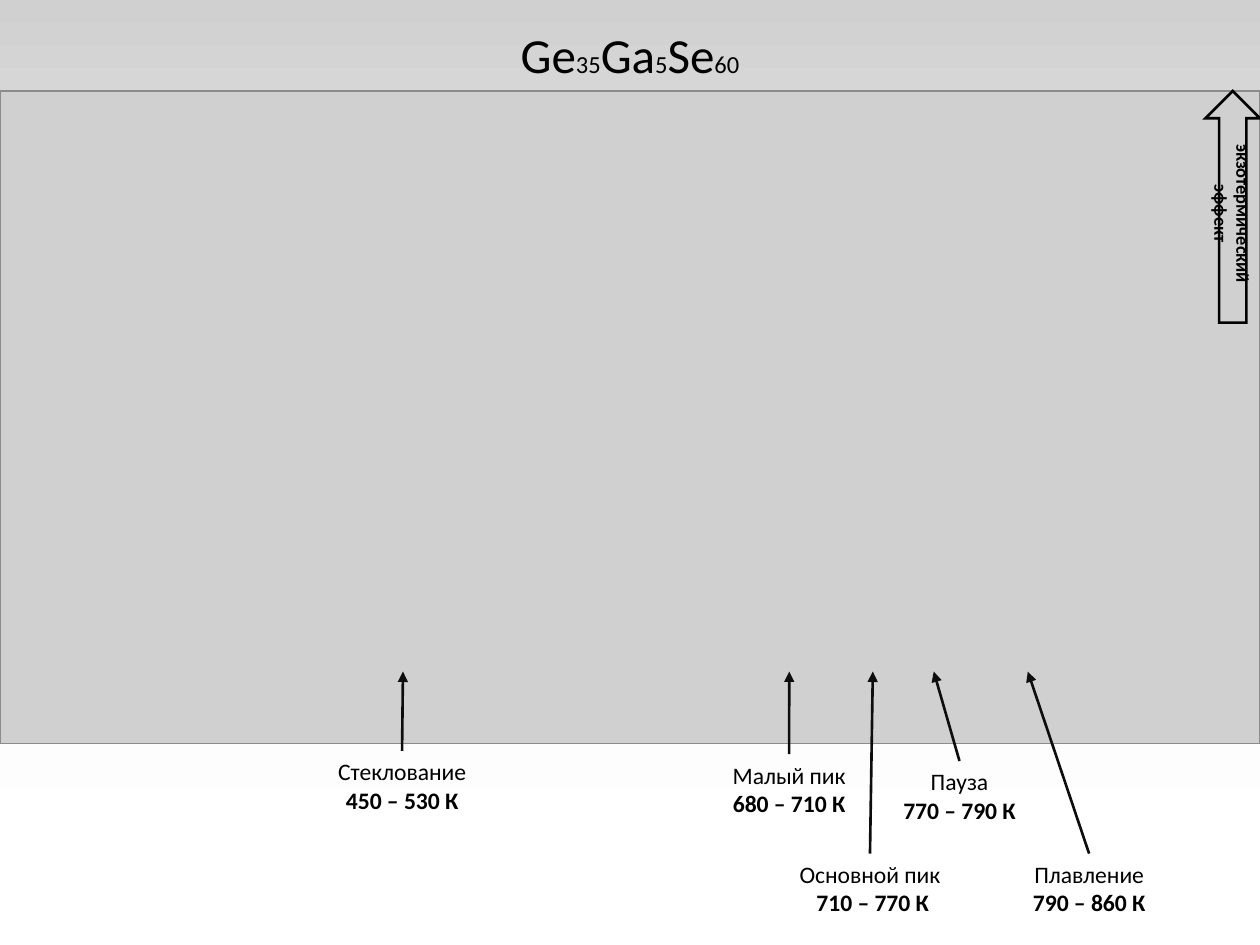
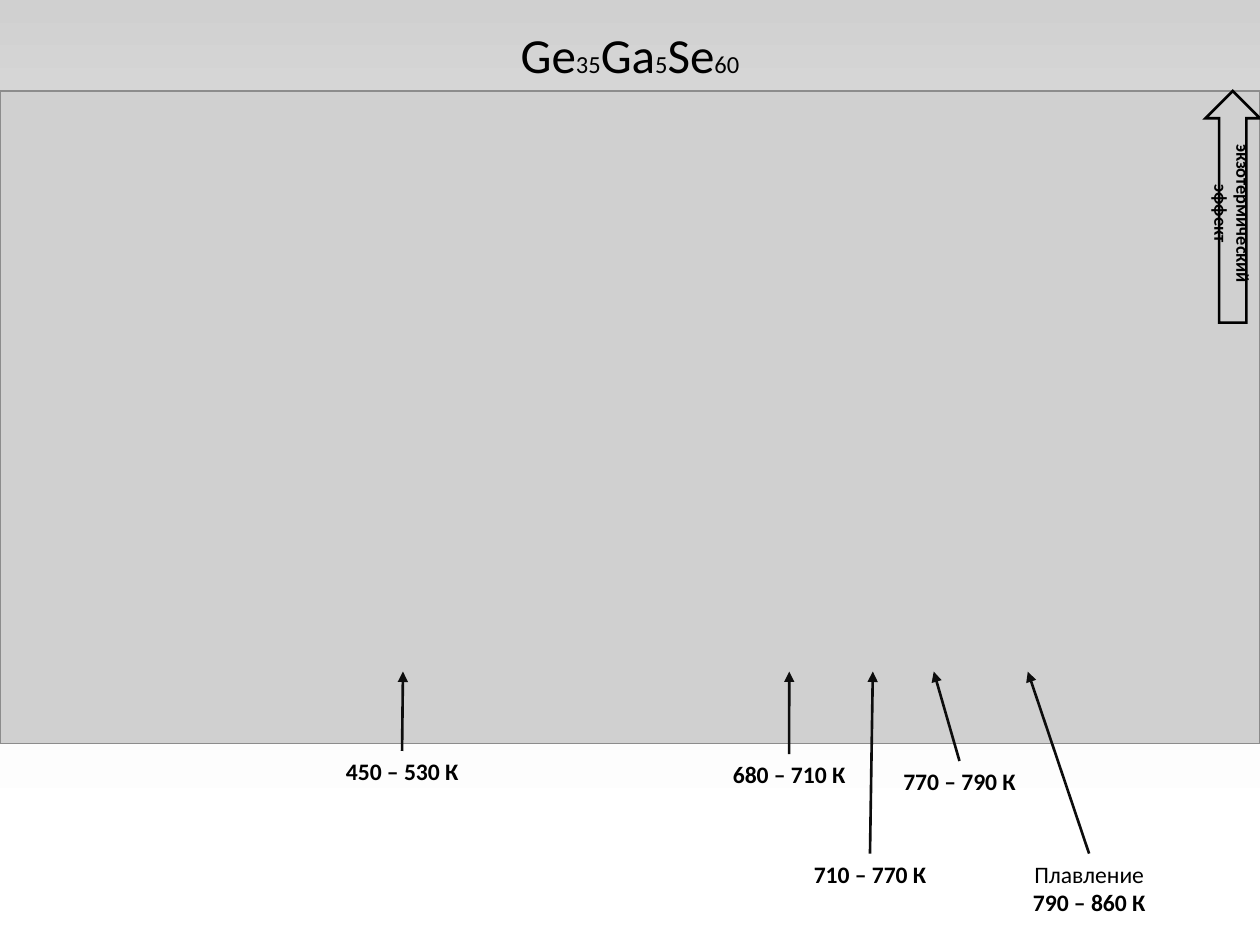
Before and after one commit to EnglishBeach/glass, a slide deck: slide 10 of Презентация.pptx (slide 11 before the commit). Drawn at 1260x945 pixels with LibreOffice and Linux fonts; fonts in the diff are those of the drawing; grey boxes stand for pictures. Boxes give left, top, right and bottom in pixels: in the first picture for what was removed or moved away, otherwise in the second. Text is boxed around its words. In the diff, an @@ line names an element or a change of style, - is before the commit and + after.

```diff
--- a/Презентация.pptx
+++ b/Презентация.pptx
@@ text at box(346, 764, 458, 780): text changed; bold on @@
-Стеклование 450 – 530 К
+450 – 530 К
@@ text at box(733, 766, 845, 783): text changed; bold on @@
-Малый пик 680 – 710 К
+680 – 710 К
@@ text at box(931, 775, 989, 794): paragraph removed @@
-Пауза
@@ text at box(800, 867, 940, 883): paragraph removed @@
-Основной пик
```
Also in this commit, not shown: 9 other slides changed, 2 slides added, 3 slides removed, 8 other files.
